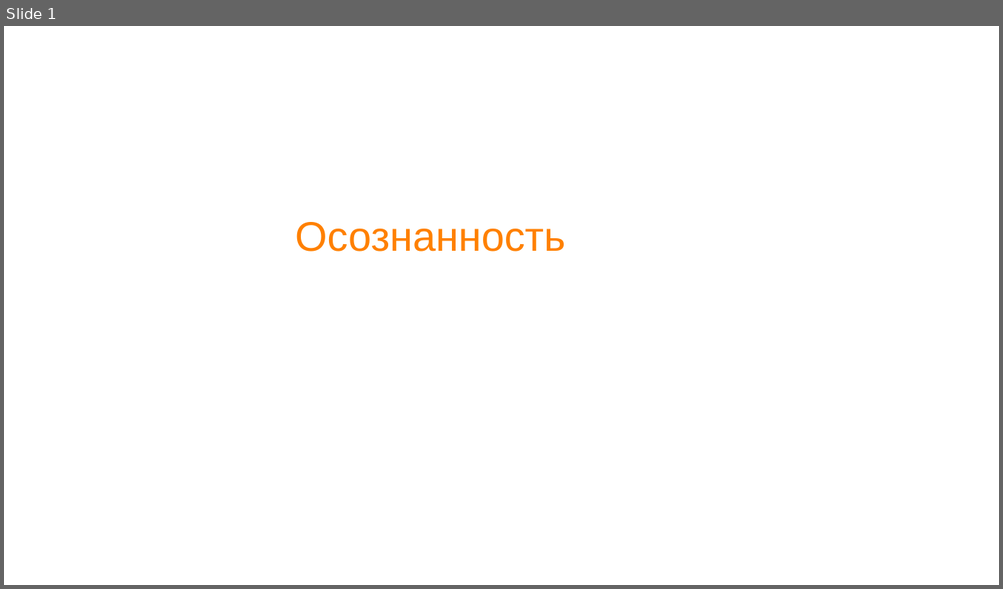
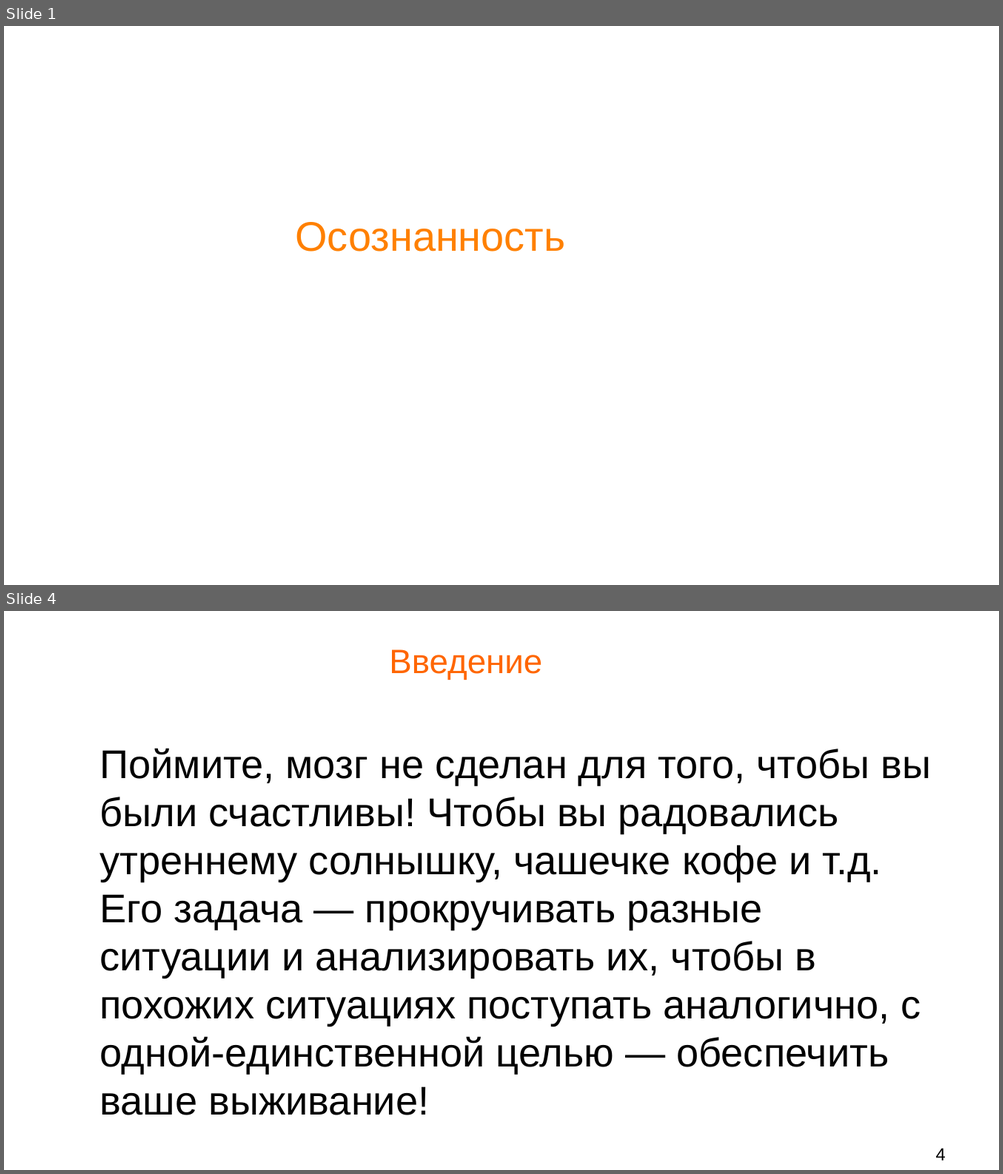
Before and after one commit to Chularev/articles, a slide deck: Psychology/6. Осознанность/Осознанность.odp. Shown one above the other, each under a label of ours: slide 1 before the commit, slides 1 and 4 after it; the slides between them are not shown. The pictures are 1003x589 and 1003x1174 pixels, drawn with LibreOffice and Linux fonts; fonts in the diff are those of the drawing; background and template pictures are left out. Boxes give left, top, right and bottom in pixels: in the first picture for what was removed or moved away, otherwise in the second. Text is boxed around its words. In the diff, an @@ line names an element or a change of style, - is before the commit and + after.

Commit message:
tmp

```diff
--- a/Psychology/6. Осознанность/Осознанность.odp
+++ b/Psychology/6. Осознанность/Осознанность.odp
@@ slide 4 added at (x1=4, y1=611, x2=999, y2=1170), background #FFFFFF @@
@@ title added at (x1=389, y1=649, x2=542, y2=680), 27 pt, text #FF6600 @@
+Введение
@@ text added at (x1=100, y1=748, x2=930, y2=1116), 32 pt, text #000000 @@
+Поймите, мозг не сделан для того, чтобы вы были счастливы! Чтобы вы радовались утреннему солнышку, чашечке кофе и т.д. Его задача — прокручивать разные ситуации и анализировать их, чтобы в похожих ситуациях поступать аналогично, с одной-единственной целью — обеспечить ваше выживание!
@@ page number added at (x1=936, y1=1148, x2=945, y2=1161), 14 pt, text #000000 @@
+4
```
Also in this commit, not shown: 2 other slides added, 1 slide removed.
